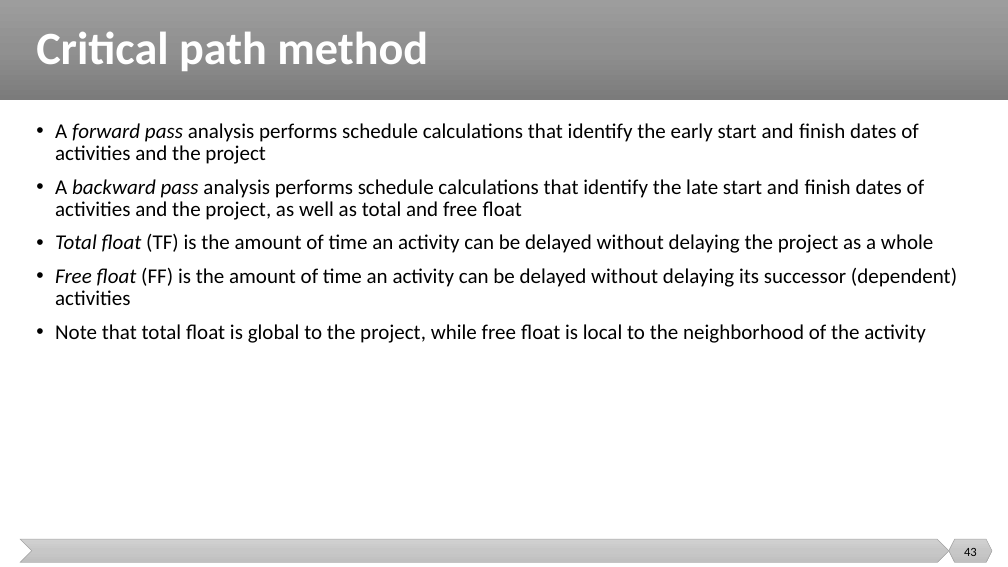
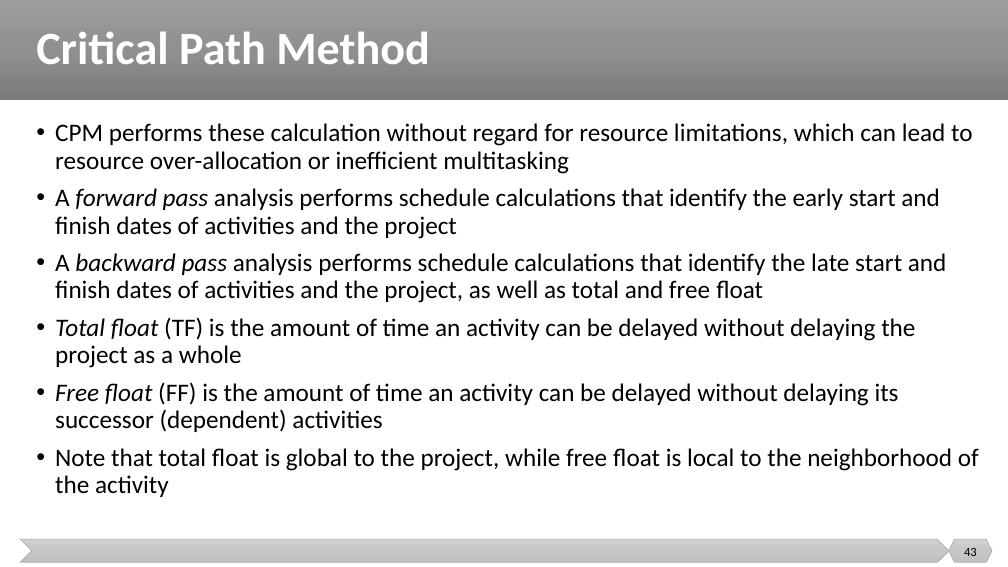
Before and after one commit to malenezi/malenezi, a slide deck: slide 43 of SE423/Lectures/6-Planning/Scheduling and Tracking.pptx. Drawn at 1008x567 pixels with LibreOffice and Linux fonts; fonts in the diff are those of the drawing. Boxes give left, top, right and bottom in pixels: in the first picture for what was removed or moved away, otherwise in the second. Text is boxed around its words. In the diff, an @@ line names an element or a change of style, - is before the commit and + after.

```diff
--- a/SE423/Lectures/6-Planning/Scheduling and Tracking.pptx
+++ b/SE423/Lectures/6-Planning/Scheduling and Tracking.pptx
@@ title at [36, 31, 430, 64]: text changed @@
-Critical path method
+Critical Path Method
@@ text at [55, 123, 973, 174]: paragraph added @@
+• CPM performs these calculation without regard for resource limitations, which can lead to resource over-allocation or inefficient multitasking
@@ text at [55, 188, 979, 497]: size 20 to 24 pt in "A forward pass analysis performs schedule calculations ...", "A backward pass analysis performs schedule calculations ...", "Total ﬂoat (TF) is the amount of ...", "Free ﬂoat (FF) is the amount of ..." and 1 more places @@
```
Also in this commit, not shown: 26 other slides changed, 2 slides added, 5 slides removed.
